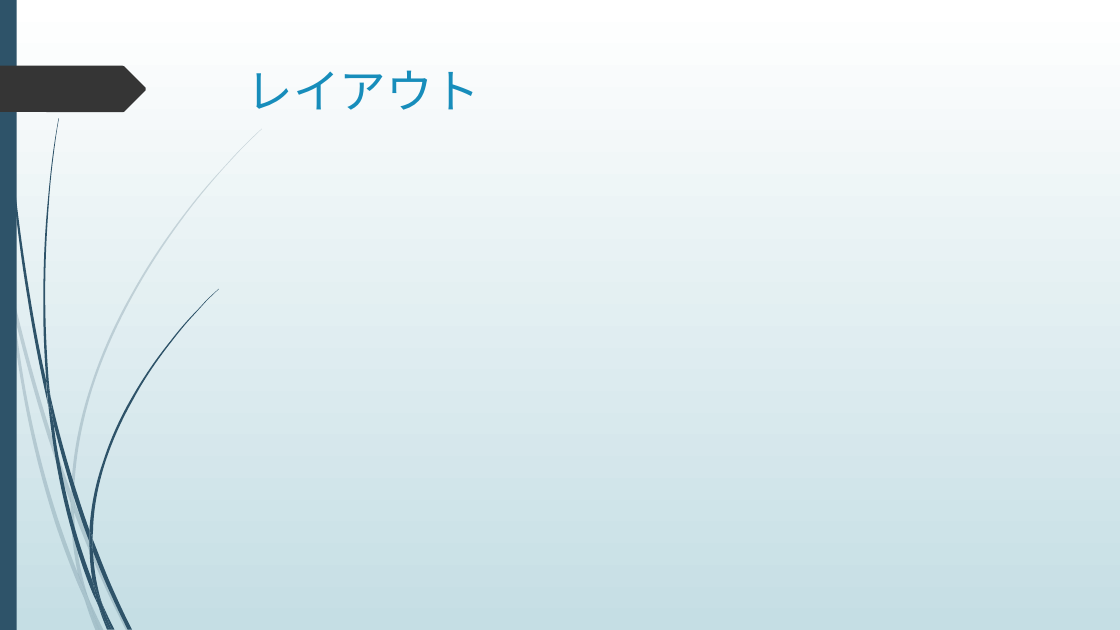
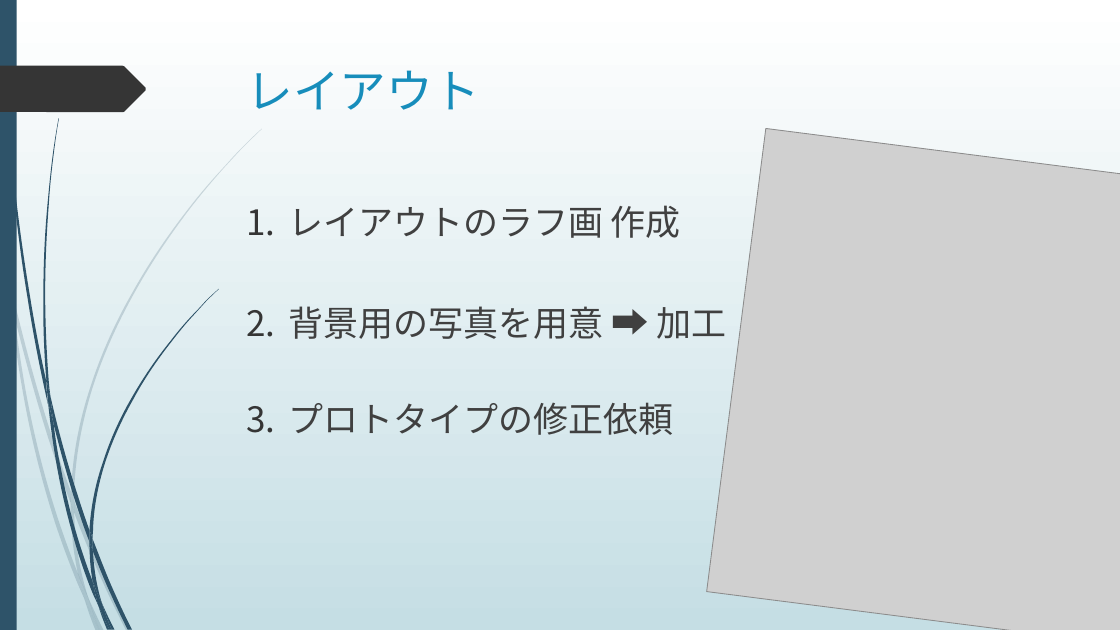
Before and after one commit to kistFteam/Conversation, a slide deck: slide 6 of パワーポイント.pptx (slide 7 before the commit). Drawn at 1120x630 pixels with LibreOffice and Linux fonts; fonts in the diff are those of the drawing; grey boxes stand for pictures. Boxes give left, top, right and bottom in pixels: in the first picture for what was removed or moved away, otherwise in the second. Text is boxed around its words. In the diff, an @@ line names an element or a change of style, - is before the commit and + after.

Commit message:
パワポ完成 プログラム修正

```diff
--- a/パワーポイント.pptx
+++ b/パワーポイント.pptx
@@ picture added at bbox=[707, 129, 1120, 630] @@
@@ text added at bbox=[288, 205, 726, 435], 30 pt, text #404040 @@
+1. レイアウトのラフ画 作成
+2. 背景用の写真を用意 ➡ 加工
+3. プロトタイプの修正依頼
```
Also in this commit, not shown: 5 other slides changed, 1 slide removed, 14 other files.
